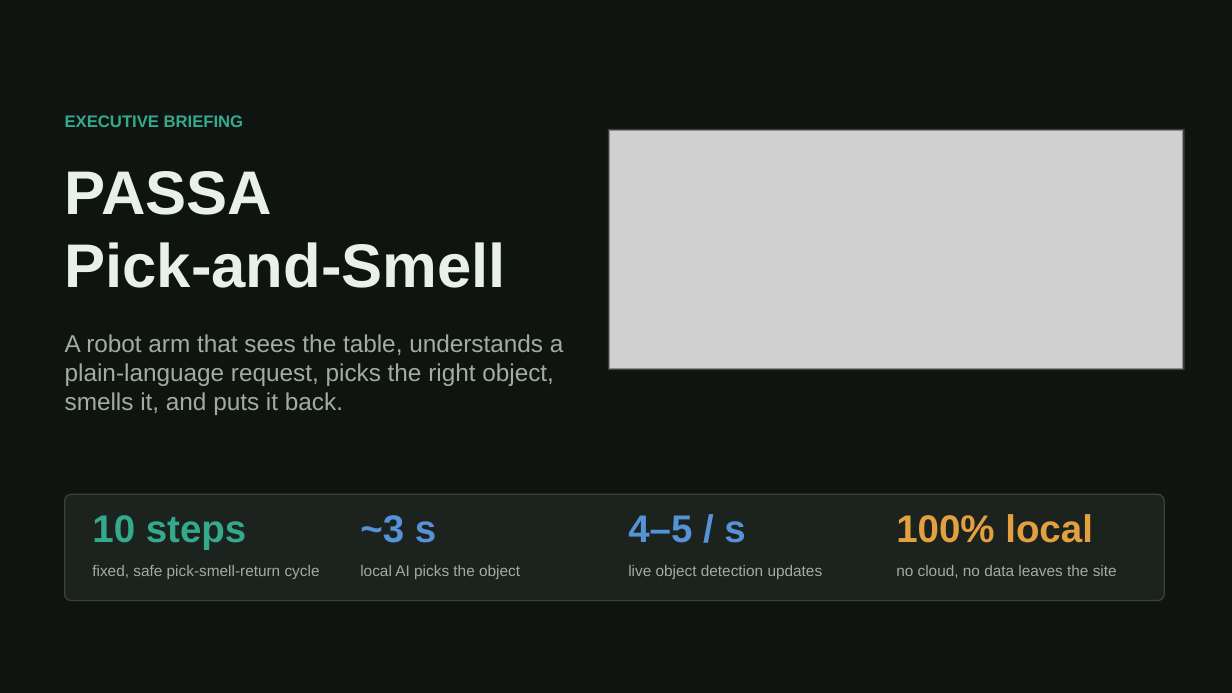
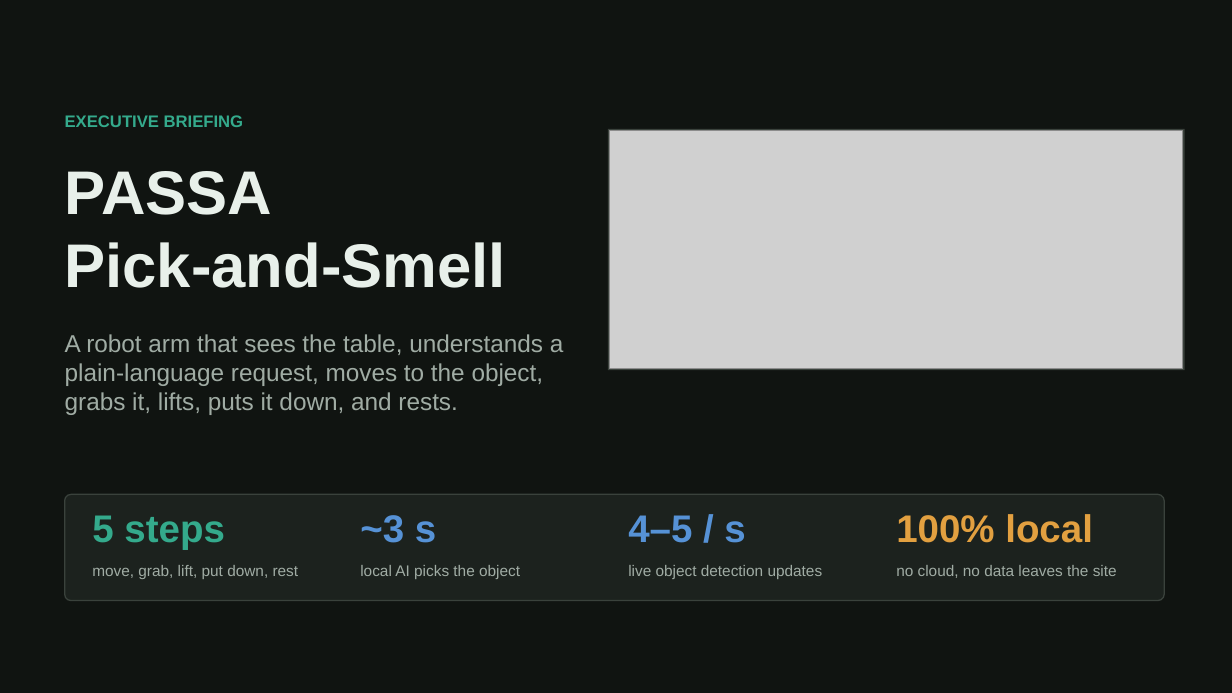
Before and after one commit to adenhelex/PASSA-Pick-and-Smell, a slide deck: slide 1 of presentation/PASSA-Pick-and-Smell-Executive-Briefing.pptx. Drawn at 1232x693 pixels with LibreOffice and Linux fonts; fonts in the diff are those of the drawing; grey boxes stand for pictures. Boxes give left, top, right and bottom in pixels: in the first picture for what was removed or moved away, otherwise in the second. Text is boxed around its words. In the diff, an @@ line names an element or a change of style, - is before the commit and + after.

```diff
--- a/presentation/PASSA-Pick-and-Smell-Executive-Briefing.pptx
+++ b/presentation/PASSA-Pick-and-Smell-Executive-Briefing.pptx
@@ text at bbox=[65, 334, 564, 415]: text changed @@
-A robot arm that sees the table, understands a plain-language request, picks the right object, smells it, and puts it back.
+A robot arm that sees the table, understands a plain-language request, moves to the object, grabs it, lifts, puts it down, and rests.
@@ text at bbox=[92, 515, 224, 549]: text changed @@
-10 steps
+5 steps
@@ text at bbox=[92, 565, 299, 579]: text changed @@
-fixed, safe pick-smell-return cycle
+move, grab, lift, put down, rest
```
Also in this commit, not shown: 6 other slides changed, 13 other files.
